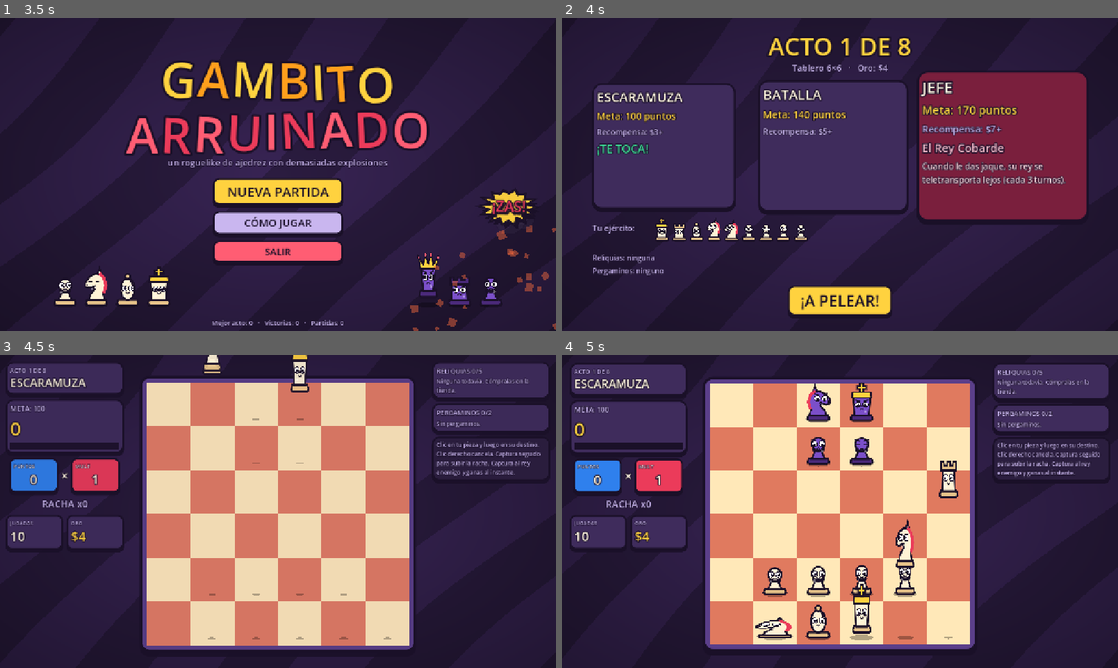
Above: before the commit, frames 1-4 (two rows, left to right).
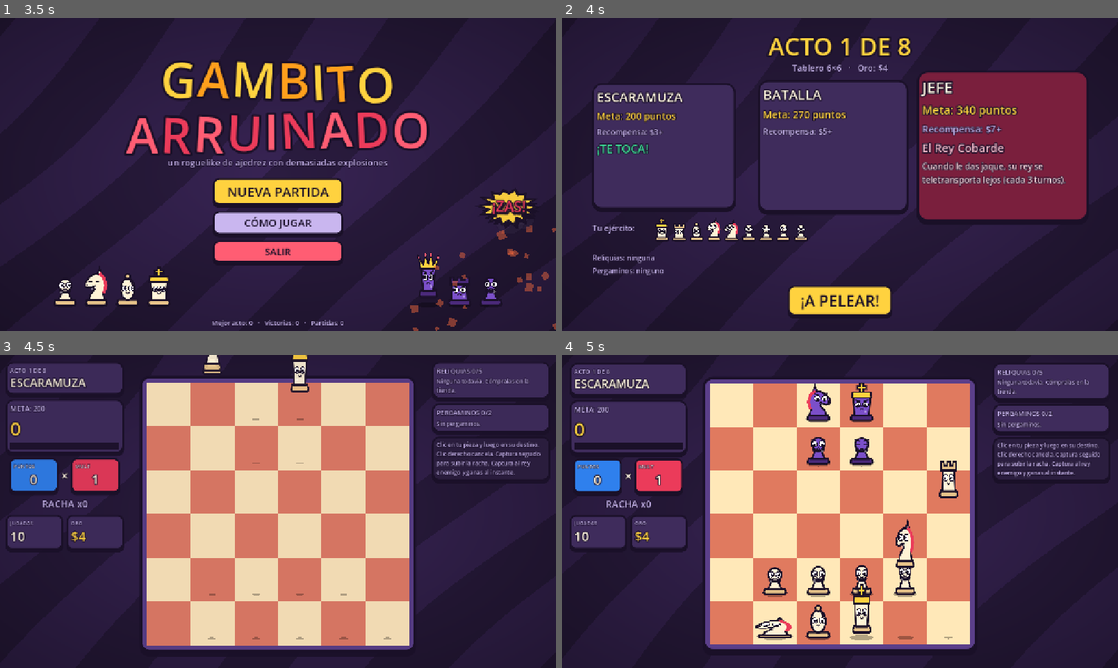
Above: after the commit, the same moments.

Repository: PolloFreddyS/gambito-arruinado
Game: Godot game, scene res://scenes/main.tscn
Two runs of this game, one before a commit and one after it. Both use one fixed random seed, a clock stepped at 60 frames per second and the inputs below.
Inputs:
- Up to frame 1 (3.5 s): click "CÓMO JUGAR" at 0.5 s; click "CÓMO JUGAR" at 1.25 s; click "NUEVA PARTIDA" at 2 s; click "¡ENTENDIDO!" at 2.75 s
- Up to frame 2 (4 s): click "NUEVA PARTIDA" at 3.5 s
- Up to frame 3 (4.5 s): click "¡A PELEAR!" at 4.25 s
- Up to frame 4 (5 s): no input

Frame 1 is identical in both runs. In frame 2, 0.1% of the frame differs, in the area x 11-74%, y 27-33%; in frame 3, less than 0.1%; in frame 4, less than 0.1%.

Commit message:
Más difícil, sin cosecha de refuerzos y con guardado automático
- IA: búsqueda de capturas al final (no deja piezas colgando), más profundidad
  (2 en el acto 1, hasta 4 desde el acto 4) y casi sin metidas de pata.
- Metas recalibradas contra la IA nueva: [200, 280, 650, 950, 1150, 1700, 2300, 3100].
- Refuerzos y torres revividas solo caen donde el jugador no ataca; máximo
  2 oleadas por combate (cierra el exploit de la torre estacionada).
- La partida se guarda antes de cada combate; el título ofrece CONTINUAR
  (si el navegador recarga la pestaña ya no se pierde el progreso). Perder
  borra el guardado al instante.

Co-Authored-By: Claude Opus 5.5 <noreply@anthropic.com>

Diff:
--- a/scripts/ai.gd
+++ b/scripts/ai.gd
@@ -8,11 +8,13 @@
 
 var depth := 2
 var blunder := 0.2
+## Jugadas de capturas extra al final de la búsqueda (evita dejar piezas colgando).
+var qdepth := 4
 ## Lado dueño de esta IA y cuánto le importan sus propias piezas
 ## (menos de 1 = más agresiva, cambia piezas con gusto).
 var me := 1
 var own_weight := 1.0
-var node_cap := 40000
+var node_cap := 60000
 var nodes := 0
 var rng := RandomNumberGenerator.new()
 
@@ -30,10 +32,14 @@
 			return m
 	nodes = 0
 	var scored: Array = []
+	var best := -INF
 	for m in moves:
 		var u := b.make(m)
-		var s := -_negamax(b, depth - 1, -INF, INF, 1 - side)
+		# Ventana: las jugadas cercanas a la mejor reciben nota exacta
+		# (para elegir "errores" creíbles); las malas solo una cota.
+		var s := -_negamax(b, depth - 1, -INF, -(best - 150.0), 1 - side)
 		b.unmake(u)
+		best = maxf(best, s)
 		scored.append([s + rng.randf() * 12.0, m])
 	scored.sort_custom(func(a, c): return a[0] > c[0])
 	if scored.size() > 1 and rng.randf() < blunder:
@@ -46,8 +52,10 @@
 
 func _negamax(b: Board, d: int, alpha: float, beta: float, side: int) -> float:
 	nodes += 1
-	if d <= 0 or nodes > node_cap:
+	if nodes > node_cap:
 		return evaluate(b, side)
+	if d <= 0:
+		return _quiesce(b, alpha, beta, side, qdepth)
 	var moves := _ordered(b, side)
 	if moves.is_empty():
 		return evaluate(b, side)
@@ -66,6 +74,32 @@
 		if alpha >= beta:
 			break
 	return best
+
+
+## Sigue mirando solo capturas hasta que la posición esté "tranquila".
+func _quiesce(b: Board, alpha: float, beta: float, side: int, qd: int) -> float:
+	nodes += 1
+	var stand := evaluate(b, side)
+	if qd <= 0 or nodes > node_cap:
+		return stand
+	if stand >= beta:
+		return stand
+	if stand > alpha:
+		alpha = stand
+	var caps := b.gen_moves(side, true)
+	if caps.size() > 1:
+		caps.sort_custom(func(a: Vector2i, c: Vector2i): return (b.cells[a.y] & 7) > (b.cells[c.y] & 7))
+	for m in caps:
+		if (b.cells[m.y] & 7) == Board.K:
+			return WIN
+		var u := b.make(m)
+		var s := -_quiesce(b, -beta, -alpha, 1 - side, qd - 1)
+		b.unmake(u)
+		if s >= beta:
+			return s
+		if s > alpha:
+			alpha = s
+	return alpha
 
 
 func _ordered(b: Board, side: int) -> Array[Vector2i]:
--- a/scripts/combat.gd
+++ b/scripts/combat.gd
@@ -45,6 +45,8 @@
 var lost_forever := {}
 var hover := -1
 var demo_running := false
+var reinforce_waves := 0
+const MAX_WAVES := 2
 var bot: ChessAI
 
 var sb_frame: StyleBoxFlat
@@ -925,12 +927,25 @@
 
 # ================================================================== refuerzos
 
-func _reinforce() -> void:
+## Casillas vacías de las filas enemigas que el jugador NO ataca
+## (así no se pueden "cosechar" refuerzos con una torre estacionada).
+func _safe_spawns() -> Array[int]:
+	var att := board.attack_mask(0)
 	var free: Array[int] = []
 	for i in board.w * 2:
-		if board.cells[i] == 0:
+		if board.cells[i] == 0 and att[i] == 0:
 			free.append(i)
 	free.shuffle()
+	return free
+
+
+func _reinforce() -> void:
+	if reinforce_waves >= MAX_WAVES:
+		return
+	var free := _safe_spawns()
+	if free.is_empty():
+		return
+	reinforce_waves += 1
 	var n := mini(free.size(), 2 + Run.act / 3)
 	if n <= 0:
 		return
@@ -1089,10 +1104,7 @@
 
 
 func _respawn_rook() -> void:
-	var free: Array[int] = []
-	for i in board.w * 2:
-		if board.cells[i] == 0:
-			free.append(i)
+	var free := _safe_spawns()
 	if free.is_empty():
 		return
 	fx.burst(Vector2(640, 260), "¡VOLVÍ!", UI.PINK, 42, true, UI.DARK, 0.4)
@@ -1292,6 +1304,8 @@
 		return
 	ended = true
 	busy = true
+	# Se borra la partida guardada de inmediato: recargar la página no salva la derrota.
+	Run.record_loss()
 	Sfx.play("sad")
 	main.flash(Color(1, 0.1, 0.2, 0.5), 0.5)
 	fx.shake(1.0)
@@ -1306,7 +1320,6 @@
 			pv.visible = true
 			pv.set_happy(20.0)
 	await _wait(1.8)
-	Run.record_loss()
 	var pop := _popup(UI.BOSS)
 	var v: VBoxContainer = pop.get_child(0)
 	v.add_child(UI.label("¡GAMBITO ARRUINADO!", 38, UI.PINK, 12))
--- a/scripts/main.gd
+++ b/scripts/main.gd
@@ -72,6 +72,9 @@
 		Run.speed = float(_arg("--speed=", "6"))
 		Engine.time_scale = Run.speed
 		Run.new_run(int(_arg("--corona=", "0")))
+		Run.act = int(_arg("--act=", "1"))
+		Run.stage = int(_arg("--stage=", "0"))
+		Run.test_easy = "--easy" in args
 		show_map()
 		return
 	if "--demo" in args:
@@ -164,7 +167,15 @@
 	show_map()
 
 
+func continue_run() -> void:
+	if Run.load_run():
+		show_map()
+	else:
+		show_title()
+
+
 func show_map() -> void:
+	Run.save_run()
 	set_mood("boss" if Run.stage == 2 else "normal")
 	_set_screen(MapScreen.new())
 
@@ -180,6 +191,7 @@
 		show_end(true)
 		return
 	Run.advance()
+	Run.save_run()
 	show_shop()
 
 
--- a/scripts/run.gd
+++ b/scripts/run.gd
@@ -2,7 +2,7 @@
 ## Estado de la partida actual (autoload "Run") y progreso guardado.
 
 const SAVE_PATH := "user://meta.cfg"
-const TARGETS: Array[int] = [100, 180, 260, 380, 520, 700, 950, 1300]
+const TARGETS: Array[int] = [200, 280, 650, 950, 1150, 1700, 2300, 3100]
 const STAGE_MULT: Array[float] = [1.0, 1.35, 1.7]
 const MAX_RELICS := 5
 const MAX_SCROLLS := 2
@@ -22,6 +22,8 @@
 var demo := false
 ## Velocidad del juego (el piloto automático de pruebas la sube).
 var speed := 1.0
+## Solo pruebas: metas mínimas para recorrer todos los actos.
+var test_easy := false
 var meta := {"best_act": 0, "corona_max": 0, "wins": 0, "runs": 0}
 var rng := RandomNumberGenerator.new()
 
@@ -94,11 +96,15 @@
 
 
 func target() -> int:
+	if test_easy:
+		return 10
 	var t := TARGETS[act - 1] * STAGE_MULT[stage] * (1.0 + 0.25 * corona)
 	return int(round(t / 10.0)) * 10
 
 
 func moves_allowed() -> int:
+	if test_easy:
+		return 60
 	var m := 10 + (board_size() - 6) * 2
 	if has_relic("reloj_arena"):
 		m += 2
@@ -118,31 +124,31 @@
 
 
 func ai_params() -> Dictionary:
-	var d := 1
-	var b := 0.35
+	var d := 2
+	var b := 0.12
 	match act:
 		1:
-			d = 1
-			b = 0.35
+			d = 2
+			b = 0.12
 		2:
-			d = 2
-			b = 0.3
+			d = 3
+			b = 0.1
 		3:
-			d = 2
-			b = 0.2
+			d = 3
+			b = 0.06
 		4, 5:
-			d = 2
-			b = 0.1
+			d = 4
+			b = 0.04
 		6, 7:
-			d = 3
-			b = 0.08
+			d = 4
+			b = 0.02
 		_:
-			d = 3
+			d = 4
 			b = 0.0
 	if stage == 2:
-		b *= 0.6
+		b *= 0.5
 	if corona >= 1:
-		b *= 0.6
+		b *= 0.5
 	return {"depth": d, "blunder": b}
 
 
@@ -324,6 +330,7 @@
 
 
 func record_victory() -> void:
+	clear_run()
 	meta["wins"] = int(meta["wins"]) + 1
 	meta["corona_max"] = maxi(int(meta["corona_max"]), mini(3, corona + 1))
 	meta["best_act"] = 8
@@ -331,6 +338,7 @@
 
 
 func record_loss() -> void:
+	clear_run()
 	meta["best_act"] = maxi(int(meta["best_act"]), act)
 	save_meta()
 
@@ -361,6 +369,64 @@
 	return offers
 
 
+# ------------------------------------------------------------ partida guardada
+# Se guarda al llegar al mapa (antes de cada combate). Si la página se recarga
+# o el juego se cierra, el título ofrece CONTINUAR desde ese combate.
+
+const RUN_PATH := "user://run.cfg"
+
+
+func save_run() -> void:
+	if demo or not OS.get_cmdline_user_args().is_empty():
+		return
+	var cf := ConfigFile.new()
+	cf.set_value("run", "gold", gold)
+	cf.set_value("run", "act", act)
+	cf.set_value("run", "stage", stage)
+	cf.set_value("run", "corona", corona)
+	cf.set_value("run", "army", army)
+	cf.set_value("run", "relics", Array(relics))
+	cf.set_value("run", "scrolls", Array(scrolls))
+	cf.set_value("run", "bosses", Array(bosses))
+	cf.set_value("run", "stats", stats)
+	cf.save(RUN_PATH)
+
+
+func has_saved_run() -> bool:
+	return FileAccess.file_exists(RUN_PATH)
+
+
+func saved_run_label() -> String:
+	var cf := ConfigFile.new()
+	if cf.load(RUN_PATH) != OK:
+		return ""
+	return "Acto %d · %s" % [int(cf.get_value("run", "act", 1)), GameData.STAGE_NAMES[int(cf.get_value("run", "stage", 0))]]
+
+
+func load_run() -> bool:
+	var cf := ConfigFile.new()
+	if cf.load(RUN_PATH) != OK:
+		return false
+	gold = int(cf.get_value("run", "gold", 4))
+	act = clampi(int(cf.get_value("run", "act", 1)), 1, 8)
+	stage = clampi(int(cf.get_value("run", "stage", 0)), 0, 2)
+	corona = int(cf.get_value("run", "corona", 0))
+	army = cf.get_value("run", "army", [])
+	relics.assign(cf.get_value("run", "relics", []))
+	scrolls.assign(cf.get_value("run", "scrolls", []))
+	bosses.assign(cf.get_value("run", "bosses", []))
+	stats = cf.get_value("run", "stats", stats)
+	if army.is_empty() or bosses.size() < 8:
+		clear_run()
+		return false
+	return true
+
+
+func clear_run() -> void:
+	if FileAccess.file_exists(RUN_PATH):
+		DirAccess.remove_absolute(RUN_PATH)
+
+
 func load_meta() -> void:
 	var cf := ConfigFile.new()
 	if cf.load(SAVE_PATH) != OK:
--- a/scripts/screens/end.gd
+++ b/scripts/screens/end.gd
@@ -48,6 +48,9 @@
 	b.pressed.connect(func(): main.show_title())
 	add_child(b)
 	Sfx.play("fanfare")
+	if Run.demo:
+		print("AUTO: FIN victoria=%s" % str(victory))
+		get_tree().create_timer(2.0).timeout.connect(func(): get_tree().quit())
 	var x := 200.0
 	for k in [Board.P, Board.N, Board.B, Board.R, Board.Q, Board.K]:
 		var pv := PieceView.new()
--- a/scripts/screens/title.gd
+++ b/scripts/screens/title.gd
@@ -32,6 +32,10 @@
 	col.position = Vector2(490, 368)
 	col.custom_minimum_size = Vector2(300, 0)
 	root.add_child(col)
+	if Run.has_saved_run():
+		var cont := UI.button("CONTINUAR · %s" % Run.saved_run_label(), UI.GREEN, 26)
+		cont.pressed.connect(func(): main.continue_run())
+		col.add_child(cont)
 	var play := UI.button("NUEVA PARTIDA", UI.GOLD, 30)
 	play.pressed.connect(func(): main.new_run(corona))
 	col.add_child(play)
--- a/tests/sim.gd
+++ b/tests/sim.gd
@@ -69,7 +69,7 @@
 func _test_ai_speed() -> void:
 	print("== velocidad IA ==")
 	for w in [6, 7, 8]:
-		for d in [1, 2, 3]:
+		for d in [3, 4]:
 			var b := _full_board(w)
 			var ai := ChessAI.new()
 			ai.depth = d
@@ -93,7 +93,7 @@
 			var scores: Array[int] = []
 			var wins := 0
 			var kings := 0
-			var games := 10
+			var games := 6
 			for g in games:
 				var r := _play(run)
 				scores.append(r[0])
@@ -124,7 +124,7 @@
 	bot.own_weight = 0.45
 	var enemy := ChessAI.new()
 	var p: Dictionary = run.ai_params()
-	enemy.depth = mini(p["depth"], 2)
+	enemy.depth = p["depth"]
 	enemy.blunder = p["blunder"]
 	var score := 0
 	var streak := 0
@@ -145,8 +145,9 @@
 			streak = 0
 		if b.count_non_king(1) < 2:
 			var free: Array[int] = []
+			var att := b.attack_mask(0)
 			for i in w * 2:
-				if b.cells[i] == 0:
+				if b.cells[i] == 0 and att[i] == 0:
 					free.append(i)
 			free.shuffle()
 			for k in mini(2, free.size()):
